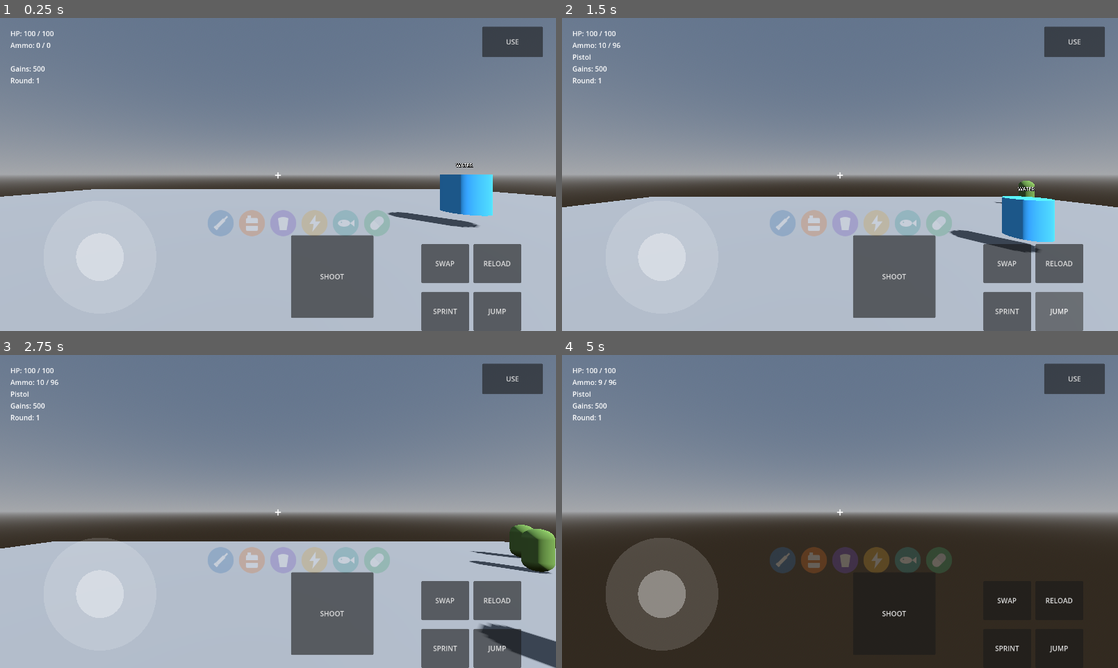
Above: before the commit, frames 1-4 (two rows, left to right).
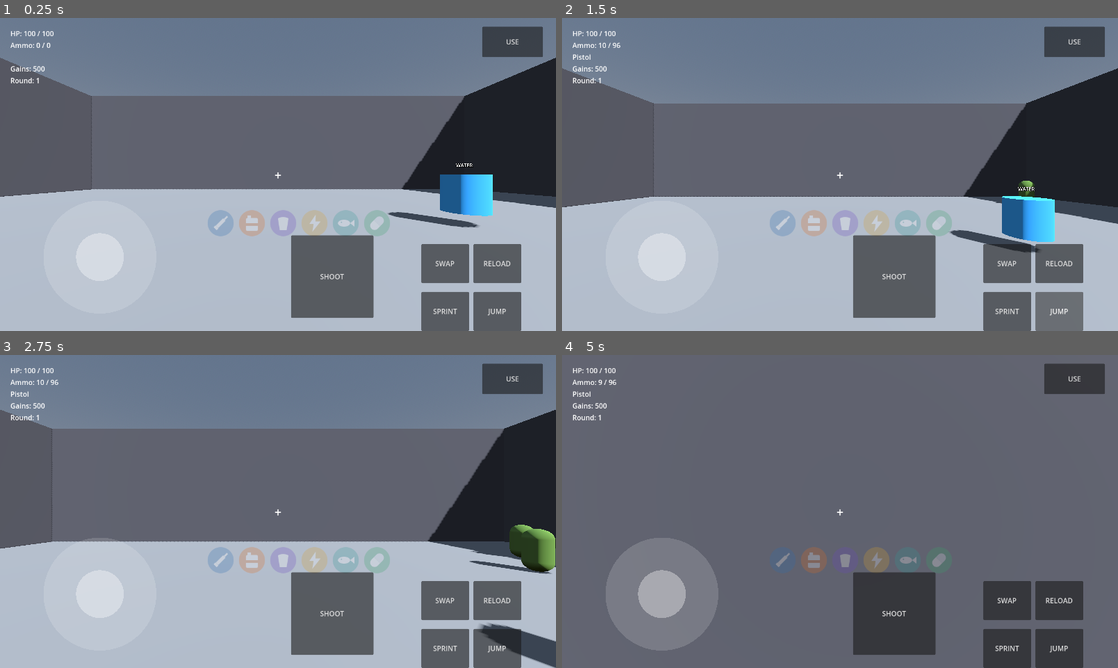
Above: after the commit, the same moments.

Repository: nateomach1-debug/jacked-undead
Game: Godot game, scene res://scenes/main/main.tscn
Two runs of this game, one before a commit and one after it. Both use one fixed random seed, a clock stepped at 60 frames per second and the inputs below.
Inputs (mouse positions are in pixels of both pictures, inside the frame that each line leads up to):
- Up to frame 1 (0.25 s): no input
- Up to frame 2 (1.5 s): click "SHOOT" at 0.5 s; click "JUMP" at 1.25 s
- Up to frame 3 (2.75 s): move the mouse to (305, 511) at 2.02 s; hold W (move_forward) from 2.03 s (still down); tap F (interact) at 2.1 s; tap Space (jump) at 2.27 s
- Up to frame 4 (5 s): keep holding W (move_forward); move the mouse to (812, 511) at 2.77 s; click (812, 511) at 2.85 s; tap Space (jump) at 3.02, 4.52 s; move the mouse to (851, 505) at 3.52 s; hold Ctrl (sprint) 3.53-4.28 s; move the mouse to (834, 517) at 4.27 s; tap F (interact) at 4.35 s

The runs differ from the first frame. In frame 1, 31% of the frame differs, in the area x 0-100%, y 12-61%; in frame 2, 32%; in frame 3, 36%; in frame 4, 97%, in the area x 0-100%, y 0-100%.

Commit message:
Update main.tscn

Diff:
--- a/scenes/main/main.tscn
+++ b/scenes/main/main.tscn
@@ -1,4 +1,19 @@
-[gd_scene load_steps=14 format=3]
+[gd_scene load_steps=18 format=3]
+
+[ext_resource type="Script" path="res://scripts/managers/main.gd" id="1"]
+[ext_resource type="Script" path="res://scripts/managers/round_manager.gd" id="2"]
+[ext_resource type="PackedScene" path="res://scenes/player/player.tscn" id="3"]
+[ext_resource type="PackedScene" path="res://scenes/zombies/zombie.tscn" id="4"]
+[ext_resource type="PackedScene" path="res://scenes/zombies/roid_rager.tscn" id="5"]
+[ext_resource type="PackedScene" path="res://scenes/stations/supplement_station.tscn" id="6"]
+[ext_resource type="PackedScene" path="res://scenes/stations/pr_rack.tscn" id="7"]
+[ext_resource type="PackedScene" path="res://scenes/stations/water_station.tscn" id="8"]
+[ext_resource type="PackedScene" path="res://scenes/main/hud.tscn" id="9"]
+[ext_resource type="Resource" path="res://resources/weapons/pistol.tres" id="10"]
+[ext_resource type="PackedScene" path="res://scenes/main/touch_controls.tscn" id="11"]
+[ext_resource type="Resource" path="res://resources/weapons/smg.tres" id="12"]
+[ext_resource type="Resource" path="res://resources/weapons/shotgun.tres" id="13"]
+[ext_resource type="Resource" path="res://resources/weapons/rifle.tres" id="14"]
 
 [ext_resource type="Script" path="res://scripts/managers/main.gd" id="1"]
 [ext_resource type="Script" path="res://scripts/managers/round_manager.gd" id="2"]
@@ -18,6 +33,20 @@
 [sub_resource type="BoxMesh" id="BoxMesh_floor"]
 size = Vector3(40, 1, 40)
 
+[sub_resource type="BoxShape3D" id="BoxShape3D_wall_ns"]
+size = Vector3(42, 10, 1)
+
+[sub_resource type="BoxMesh" id="BoxMesh_wall_ns"]
+size = Vector3(42, 10, 1)
+
+[sub_resource type="BoxShape3D" id="BoxShape3D_wall_ew"]
+size = Vector3(1, 10, 42)
+
+[sub_resource type="BoxMesh" id="BoxMesh_wall_ew"]
+size = Vector3(1, 10, 42)
+
+[sub_resource type="StandardMaterial3D" id="StandardMaterial3D_wall"]
+albedo_color = Color(0.32, 0.32, 0.35, 1)
 [sub_resource type="ProceduralSkyMaterial" id="ProceduralSkyMaterial_1"]
 
 [sub_resource type="Sky" id="Sky_1"]
@@ -50,9 +79,52 @@
 transform = Transform3D(1, 0, 0, 0, 1, 0, 0, 0, 1, 0, -0.5, 0)
 mesh = SubResource("BoxMesh_floor")
 
+[node name="Walls" type="Node3D" parent="."]
+
+[node name="WallNorth" type="StaticBody3D" parent="Walls"]
+transform = Transform3D(1, 0, 0, 0, 1, 0, 0, 0, 1, 0, 5, -20.5)
+
+[node name="CollisionShape3D" type="CollisionShape3D" parent="Walls/WallNorth"]
+shape = SubResource("BoxShape3D_wall_ns")
+
+[node name="MeshInstance3D" type="MeshInstance3D" parent="Walls/WallNorth"]
+mesh = SubResource("BoxMesh_wall_ns")
+surface_material_override/0 = SubResource("StandardMaterial3D_wall")
+
+[node name="WallSouth" type="StaticBody3D" parent="Walls"]
+transform = Transform3D(1, 0, 0, 0, 1, 0, 0, 0, 1, 0, 5, 20.5)
+
+[node name="CollisionShape3D" type="CollisionShape3D" parent="Walls/WallSouth"]
+shape = SubResource("BoxShape3D_wall_ns")
+
+[node name="MeshInstance3D" type="MeshInstance3D" parent="Walls/WallSouth"]
+mesh = SubResource("BoxMesh_wall_ns")
+surface_material_override/0 = SubResource("StandardMaterial3D_wall")
+
+[node name="WallEast" type="StaticBody3D" parent="Walls"]
+transform = Transform3D(1, 0, 0, 0, 1, 0, 0, 0, 1, 20.5, 5, 0)
+
+[node name="CollisionShape3D" type="CollisionShape3D" parent="Walls/WallEast"]
+shape = SubResource("BoxShape3D_wall_ew")
+
+[node name="MeshInstance3D" type="MeshInstance3D" parent="Walls/WallEast"]
+mesh = SubResource("BoxMesh_wall_ew")
+surface_material_override/0 = SubResource("StandardMaterial3D_wall")
+
+[node name="WallWest" type="StaticBody3D" parent="Walls"]
+transform = Transform3D(1, 0, 0, 0, 1, 0, 0, 0, 1, -20.5, 5, 0)
+
+[node name="CollisionShape3D" type="CollisionShape3D" parent="Walls/WallWest"]
+shape = SubResource("BoxShape3D_wall_ew")
+
+[node name="MeshInstance3D" type="MeshInstance3D" parent="Walls/WallWest"]
+mesh = SubResource("BoxMesh_wall_ew")
+surface_material_override/0 = SubResource("StandardMaterial3D_wall")
+
 [node name="Player" parent="." instance=ExtResource("3")]
 transform = Transform3D(1, 0, 0, 0, 1, 0, 0, 0, 1, 0, 1, 0)
 current_weapon = ExtResource("10")
+weapon_loadout = [ExtResource("10"), ExtResource("12"), ExtResource("13"), ExtResource("14")]
 
 [node name="HUD" parent="." instance=ExtResource("9")]
 [node name="TouchControls" parent="." instance=ExtResource("11")]
